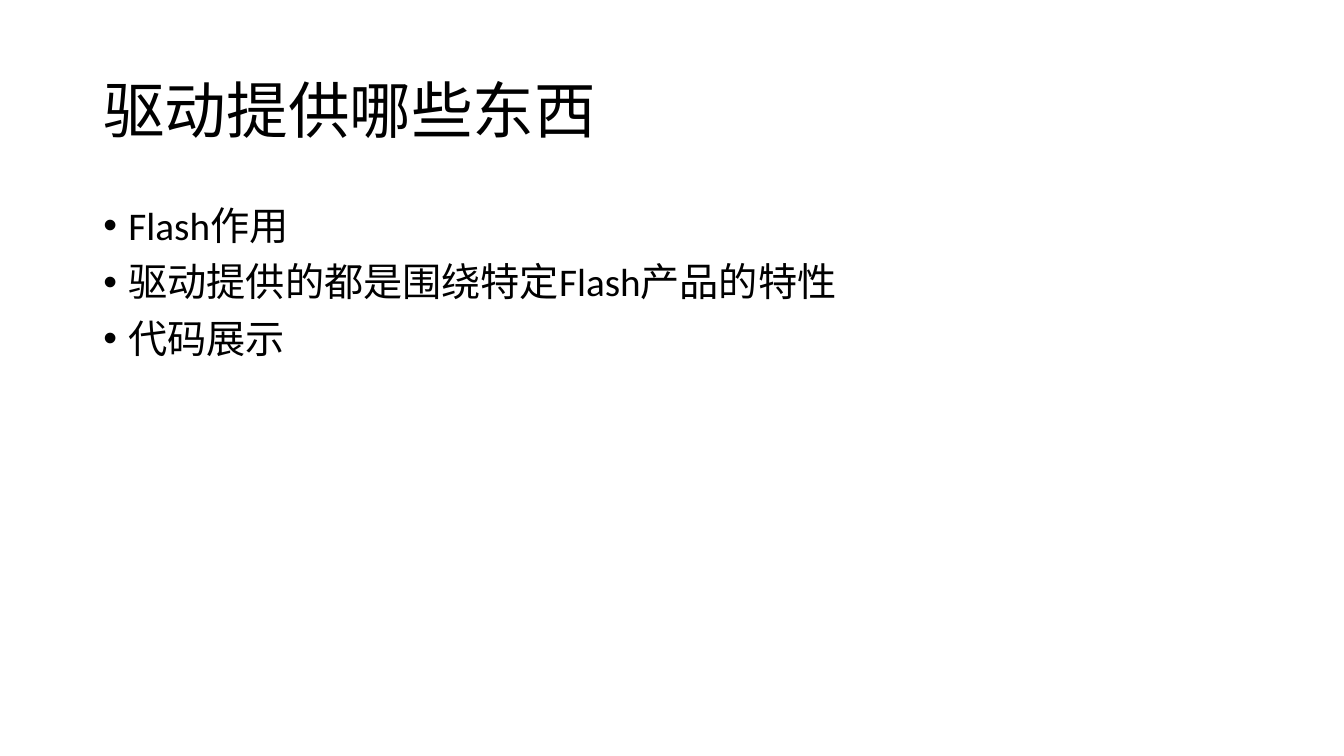
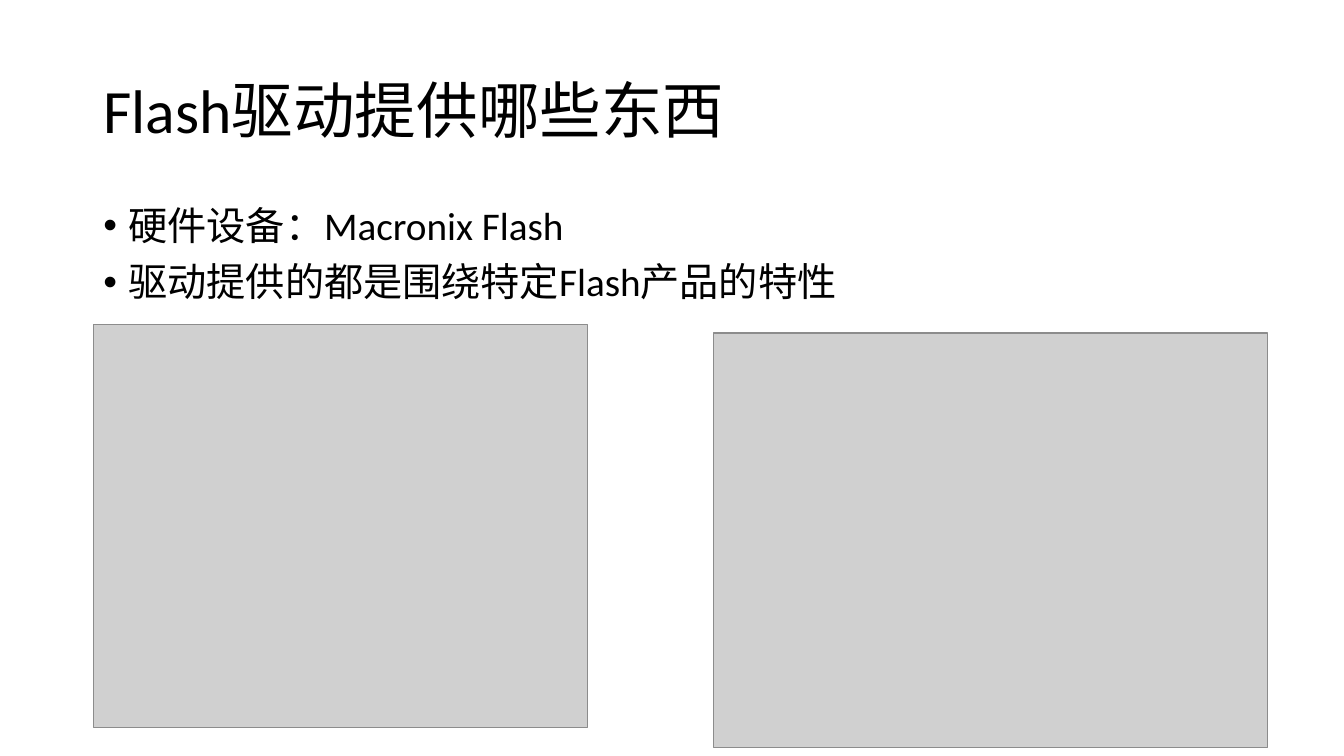
Before and after one commit to whitebkues1/ppt, a slide deck: slide 4 of xianzheng.pptx (slide 6 before the commit). Drawn at 1344x756 pixels with LibreOffice and Linux fonts; fonts in the diff are those of the drawing; grey boxes stand for pictures. Boxes give left, top, right and bottom in pixels: in the first picture for what was removed or moved away, otherwise in the second. Text is boxed around its words. In the diff, an @@ line names an element or a change of style, - is before the commit and + after.

```diff
--- a/xianzheng.pptx
+++ b/xianzheng.pptx
@@ title at [103, 82, 724, 138]: text changed @@
-驱动提供哪些东西
+Flash驱动提供哪些东西
@@ text at [128, 207, 564, 243]: text changed @@
-• Flash作用
+• 硬件设备：Macronix Flash
@@ picture added at [93, 325, 587, 727] @@
@@ text at [128, 320, 285, 356]: paragraph removed @@
-• 代码展示
@@ picture added at [714, 333, 1267, 747] @@
```
Also in this commit, not shown: 6 other slides changed, 2 slides added, 2 slides removed, 9 other files.
